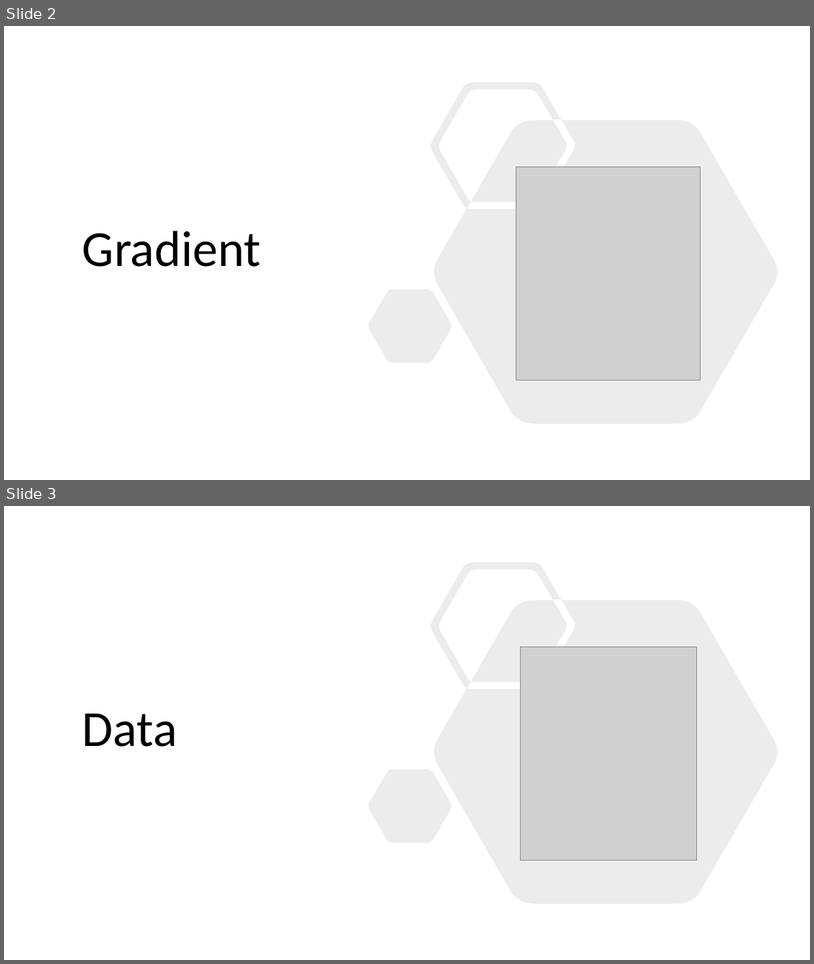
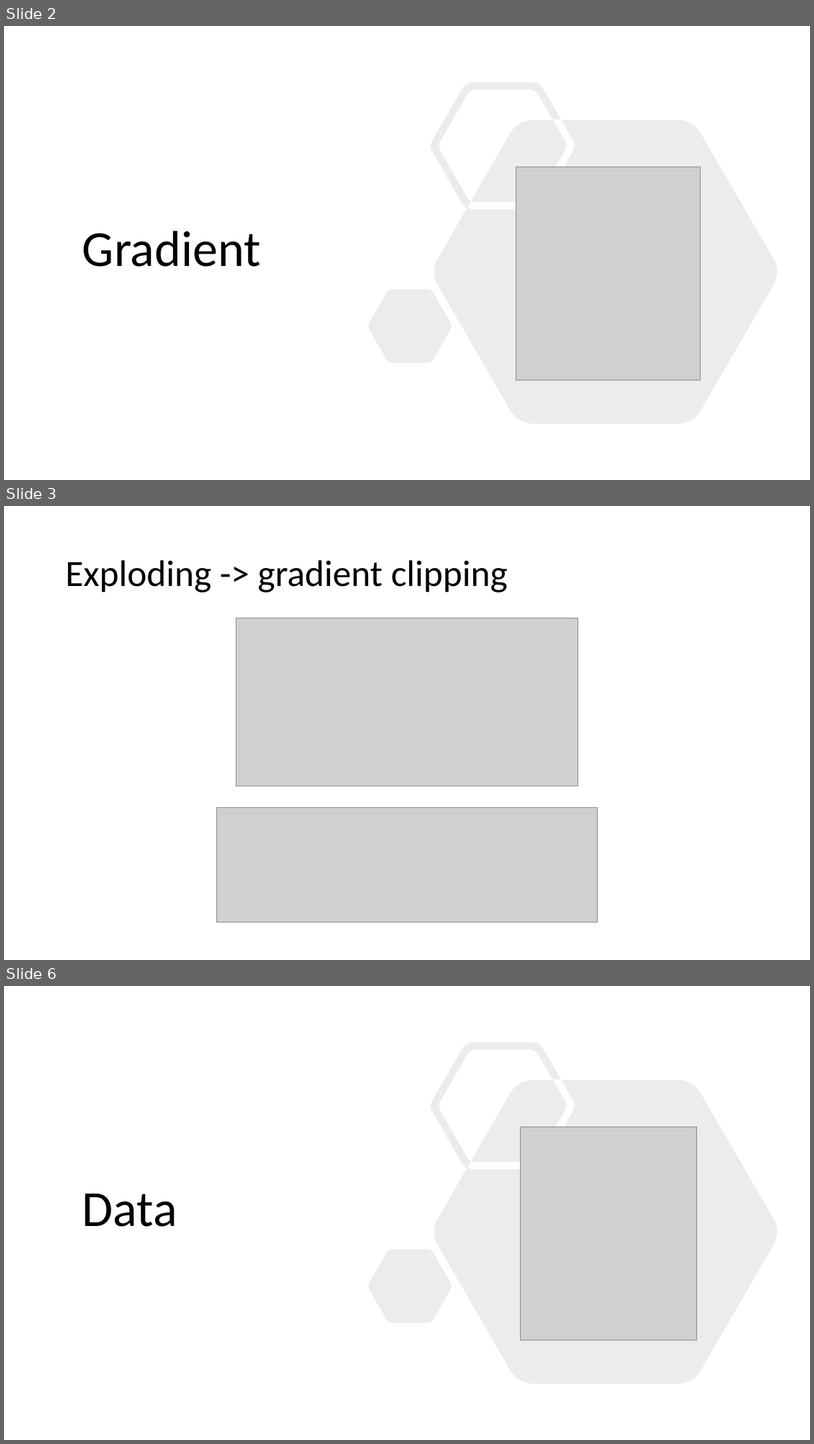
Before and after one commit to MICS-Lab/DeepLearningCourse, a slide deck: Slides_6.pptx. Shown one above the other, each under a label of ours: slides 2 and 3 before the commit, slides 2, 3 and 6 after it; the slides between them are not shown. The pictures are 814x964 and 814x1444 pixels, drawn with LibreOffice and Linux fonts; fonts in the diff are those of the drawing; grey boxes stand for pictures. Boxes give left, top, right and bottom in pixels: in the first picture for what was removed or moved away, otherwise in the second. Text is boxed around its words. In the diff, an @@ line names an element or a change of style, - is before the commit and + after.

```diff
--- a/Slides_6.pptx
+++ b/Slides_6.pptx
@@ slide 3 added at <box>4,506,810,960</box>, background #FFFFFF @@
@@ title added at <box>65,560,508,592</box>, 44 pt, text #000000 @@
+Exploding -> gradient clipping
@@ picture added at <box>237,618,578,785</box> @@
@@ picture added at <box>217,807,598,921</box> @@
@@ what was slide 3 is now slide 6 @@
```
Also in this commit, not shown: 2 other slides added, 6 other files.
